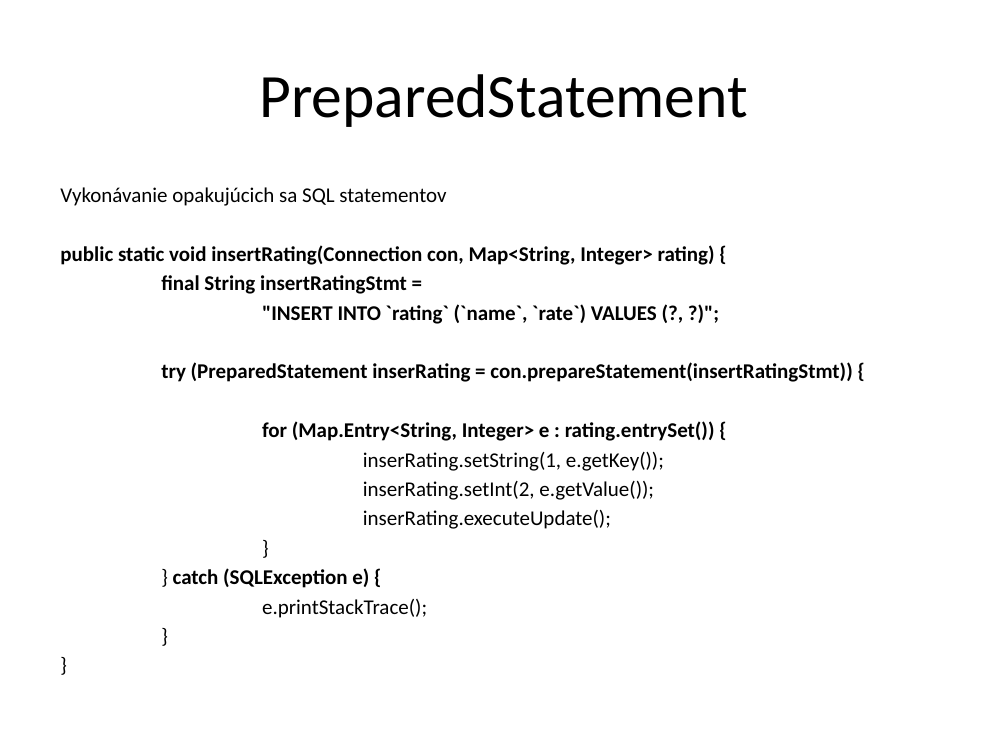
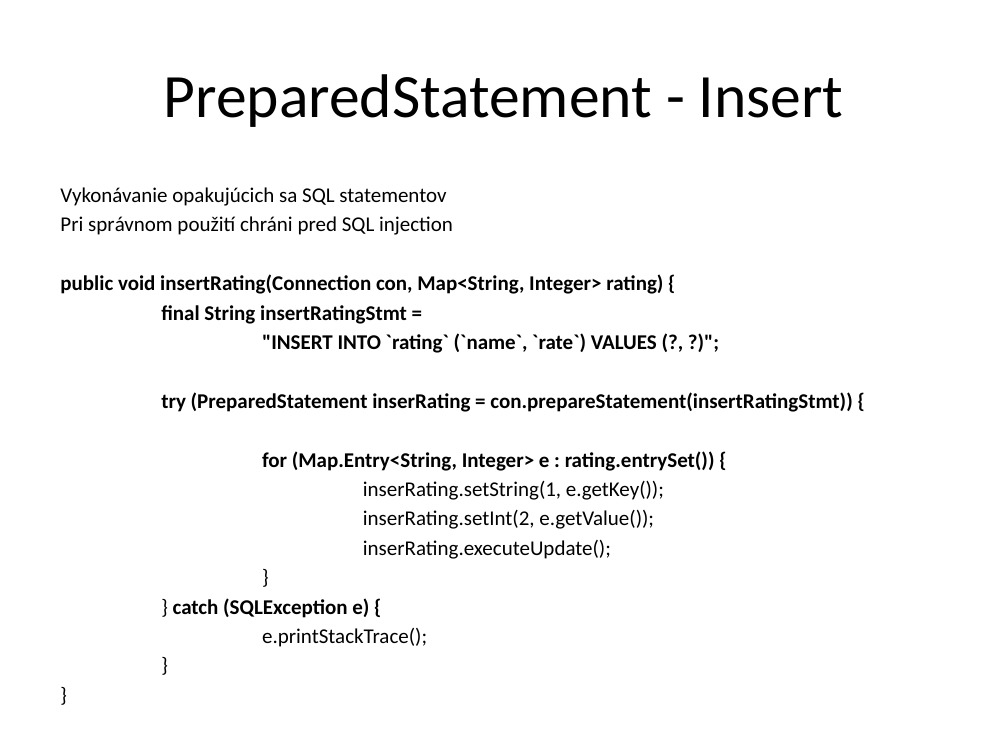
Before and after one commit to ddalibor21/SpseEdu, a slide deck: slide 4 of JDBC.pptx. Drawn at 1008x756 pixels with LibreOffice and Linux fonts; fonts in the diff are those of the drawing. Boxes give left, top, right and bottom in pixels: in the first picture for what was removed or moved away, otherwise in the second. Text is boxed around its words. In the diff, an @@ line names an element or a change of style, - is before the commit and + after.

Commit message:
ppt

```diff
--- a/JDBC.pptx
+++ b/JDBC.pptx
@@ title at (x1=164, y1=74, x2=843, y2=127): text changed @@
-PreparedStatement
+PreparedStatement - Insert
@@ text at (x1=60, y1=216, x2=663, y2=294): text changed @@
-public static void insertRating(Connection con, Map<String, Integer> rating) {
+Pri správnom použití chráni pred SQL injection
+public void insertRating(Connection con, Map<String, Integer> rating) {
```
Also in this commit, not shown: 1 other slide changed, 3 slides added.
